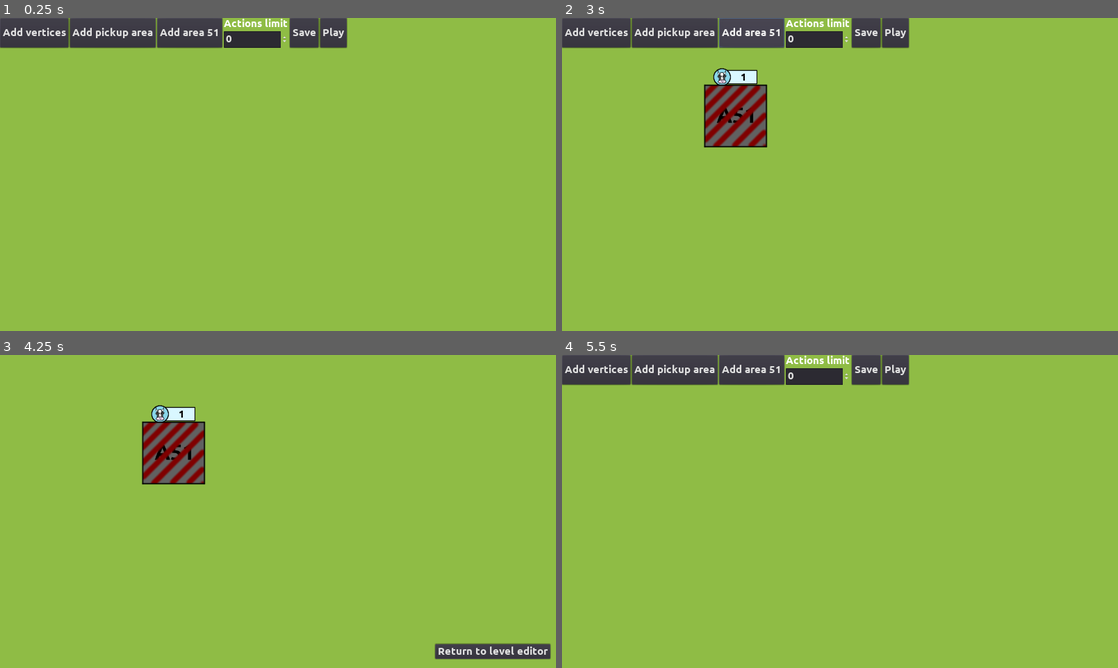
Above: before the commit, frames 1-4 (two rows, left to right).
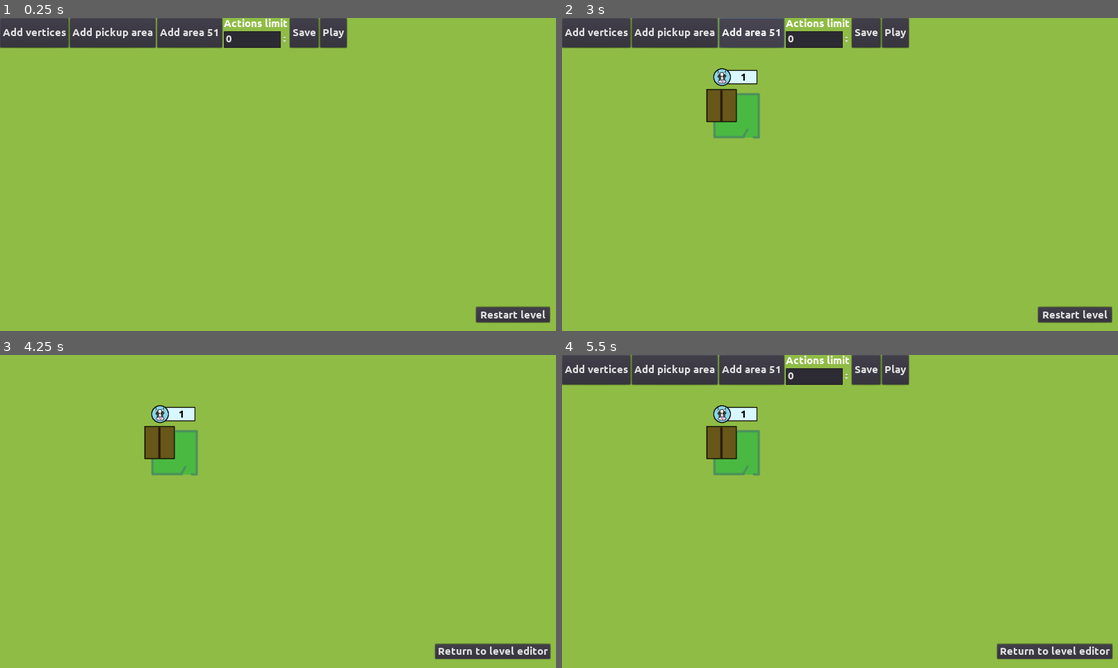
Above: after the commit, the same moments.

Repository: moisesjbc/ufo-taxi
Game: Godot game, scene res://level_editor/main/level_editor.tscn
The game is run twice, just before and just after one commit, with the same random seed, the same clock (stepped at 60 frames per second) and the same inputs. This scene is started directly instead of the project's main scene.
Inputs (mouse positions are in pixels of both pictures, inside the frame that each line leads up to):
- Up to frame 1 (0.25 s): no input
- Up to frame 2 (3 s): click "Add vertices" at 0.5 s; click "Finish" at 1.25 s; click "Add pickup area" at 2 s; click "Add area 51" at 2.75 s
- Up to frame 3 (4.25 s): click "Play" at 3.5 s
- Up to frame 4 (5.5 s): click "Return to level editor" at 4.25 s; click (1056, 652) at 5 s, where only the run after the commit has a clickable "Return to level editor"

The runs differ from the first frame. In frame 1, 0.7% of the frame differs, in the area x 85-99%, y 92-98%; in frame 2, 3.0%, in the area x 25-99%, y 21-98%; in frame 3, 2.3%; in frame 4, 2.9%.
Error before the commit: Invalid get index '0' (on base: 'Array'). (res://gameplay/player/player.gd:20)
Error after the commit: Invalid call. Nonexistent function 'add_area_51' in base 'Node2D (main.gd)'. (res://level_editor/main/state_machine/idle.gd:34)

Commit message:
wqNow campaign levels can be loaded for editing in level editor

Diff:
--- a/godot-project/gameplay/main/main.gd
+++ b/godot-project/gameplay/main/main.gd
@@ -1,6 +1,8 @@
 extends Node2D
 
 signal game_over
+
+export (bool) var edit_mode = false
 
 onready var pickup_area_scene = preload("res://gameplay/pickup_area/pickup_area.tscn")
 onready var area_51_scene = preload("res://gameplay/area_51/area_51.tscn")
@@ -20,8 +22,11 @@
 	reset_current_level()
 
 func reset_current_level():
-	$railtrack.reset(level_manager.railtrack_nodes, level_manager.n_remaining_actions)
-	$destination_area.reset($railtrack.get_node('path'), len(level_manager.pickup_area_positions))
+	$railtrack.reset(level_manager.railtrack_nodes, level_manager.n_remaining_actions, edit_mode)
+	if not edit_mode:
+		$destination_area.reset($railtrack.get_node('path'), len(level_manager.pickup_area_positions))
+	else:
+		$destination_area.visible = false
 	$gui/remaining_actions_label.visible = (level_manager.n_remaining_actions != null)
 
 	instantiate_areas($pickup_areas, level_manager.pickup_area_positions, pickup_area_scene)
@@ -90,3 +95,39 @@
 
 func _on_return_to_level_editor_button_pressed():
 	get_tree().change_scene("res://level_editor/main/level_editor.tscn")
+
+
+func get_path():
+	return $railtrack/path
+
+
+func add_pickup_area(signal_target, on_object_selected, on_ojbect_double_selected):
+	add_object(pickup_area_scene, $pickup_areas, signal_target, on_object_selected, on_ojbect_double_selected)
+
+
+func _on_add_area_51_area_pressed(signal_target, on_object_selected, on_ojbect_double_selected):
+	add_object(area_51_scene, $area_51_areas, signal_target, on_object_selected, on_ojbect_double_selected)
+
+
+func add_object(object_scene, objects_container, signal_target, on_object_selected, on_ojbect_double_selected):
+	var object = object_scene.instance()
+	objects_container.add_child(object)
+	object.global_position = Vector2(OS.window_size.x / 2.0, OS.window_size.y / 2.0)
+
+	# Set every object on a different "layer" so we can select always one maximum.
+	object.z_index = -objects_container.get_children().size() - 1
+
+	object.get_node('clicable').connect("clicked", signal_target, on_object_selected)
+	object.get_node('clicable').connect("double_clicked", signal_target, on_ojbect_double_selected)
+
+
+func get_pickup_areas():
+	return $pickup_areas.get_children()
+
+
+func get_areas_51():
+	return $area_51_areas.get_children()
+
+
+func get_texts():
+	return $texts.get_children()
--- a/godot-project/gameplay/railtrack/railtrack.gd
+++ b/godot-project/gameplay/railtrack/railtrack.gd
@@ -9,15 +9,18 @@
 signal n_remaining_actions_updated
 
 var n_remaining_actions = null
+var edit_mode: bool = false
 
 func _ready():
 	$state_machine.railtrack = self
 
-func reset(nodes, n_remaining_actions):
+func reset(nodes, n_remaining_actions, edit_mode):
 	$path.set_nodes(nodes)
 	self.n_remaining_actions = n_remaining_actions
-	player = $player
-	player.reset($path)
+	self.edit_mode = edit_mode
+	if not edit_mode:
+		player = $player
+		player.reset($path)
 	var destination_area = get_node('/root/main/railtrack/destination_area')
 	emit_signal("n_remaining_actions_updated", n_remaining_actions)
 	$state_machine.change_state("selection")
--- a/godot-project/gameplay/railtrack/states/selection.gd
+++ b/godot-project/gameplay/railtrack/states/selection.gd
@@ -6,21 +6,22 @@
 export var edge_selection_distance: int = 100
 
 func input(event):
-	if event is InputEventMouseMotion or event is InputEventScreenTouch:
-		var mouse_position = railtrack.get_node('path').to_local(event.position)
-		var node_index = railtrack.get_node('path').get_closest_node(mouse_position)
-		if node_index != null:
-			var node_position = railtrack.get_node('path').nodes[node_index]
-			if mouse_position.distance_to(node_position) < node_selection_distance:
-				railtrack.get_node('path').highlight_node(node_index)
-			else:
-				railtrack.get_node('path').highlight_node(null)
+	if not railtrack.edit_mode:
+		if event is InputEventMouseMotion or event is InputEventScreenTouch:
+			var mouse_position = railtrack.get_node('path').to_local(event.position)
+			var node_index = railtrack.get_node('path').get_closest_node(mouse_position)
+			if node_index != null:
+				var node_position = railtrack.get_node('path').nodes[node_index]
+				if mouse_position.distance_to(node_position) < node_selection_distance:
+					railtrack.get_node('path').highlight_node(node_index)
+				else:
+					railtrack.get_node('path').highlight_node(null)
 
-				var closest_edge = railtrack.get_node('path').get_closest_edge(mouse_position, node_index, edge_selection_distance)
-				railtrack.get_node('path').highlight_edge(closest_edge)
+					var closest_edge = railtrack.get_node('path').get_closest_edge(mouse_position, node_index, edge_selection_distance)
+					railtrack.get_node('path').highlight_edge(closest_edge)
 
-		if event is InputEventScreenTouch and event.pressed:
+			if event is InputEventScreenTouch and event.pressed:
+				railtrack.confirm_current_selection()
+
+		elif event is InputEventMouseButton and event.button_index == BUTTON_LEFT and event.pressed:
 			railtrack.confirm_current_selection()
-
-	elif event is InputEventMouseButton and event.button_index == BUTTON_LEFT and event.pressed:
-		railtrack.confirm_current_selection()
--- a/godot-project/globals/campaign_manager/campaign_manager.gd
+++ b/godot-project/globals/campaign_manager/campaign_manager.gd
@@ -22,7 +22,6 @@
 
 	var dict = JSON.parse(text).result
 
-	print(dict['campaigns'][campaign_index])
 	self.campaign_name = dict['campaigns'][campaign_index]['name']
 	self.level_ids = dict['campaigns'][campaign_index]['levels']
 
--- a/godot-project/globals/level_manager/level_manager.gd
+++ b/godot-project/globals/level_manager/level_manager.gd
@@ -32,6 +32,7 @@
 	# Source: https://godotengine.org/qa/8291/how-to-parse-a-json-file-i-wrote-myself
 	var file = File.new()
 	file.open(campaign_level_filepath(level_id), file.READ)
+	self.level_id = level_id
 	var text = file.get_as_text()
 
 	var dict = JSON.parse(text).result
--- a/godot-project/level_editor/main/level_editor.gd
+++ b/godot-project/level_editor/main/level_editor.gd
@@ -2,8 +2,11 @@
 
 var playing_level = false
 
+
 func _ready():
-	$path.closed = false
+	$main.reset_current_level()
+	$main/railtrack/path.closed = false
+
 
 func stop():
 	if get_node('main'):
--- a/godot-project/level_editor/main/level_editor.tscn
+++ b/godot-project/level_editor/main/level_editor.tscn
@@ -5,8 +5,8 @@
 [ext_resource path="res://level_editor/main/level_editor.gd" type="Script" id=3]
 [ext_resource path="res://level_editor/main/state_machine/move_object.gd" type="Script" id=4]
 [ext_resource path="res://level_editor/main/state_machine/idle.gd" type="Script" id=5]
-[ext_resource path="res://gameplay/path/path.tscn" type="PackedScene" id=6]
 [ext_resource path="res://level_editor/main/state_machine/object_selected.gd" type="Script" id=7]
+[ext_resource path="res://gameplay/main/main.tscn" type="PackedScene" id=8]
 
 [node name="level_editor" type="Node2D"]
 script = ExtResource( 3 )
@@ -93,11 +93,8 @@
 [node name="object_selected" type="Node2D" parent="state_machine"]
 script = ExtResource( 7 )
 
-[node name="path" parent="." instance=ExtResource( 6 )]
-
-[node name="pickup_areas_container" type="Node2D" parent="."]
-
-[node name="area_51_container" type="Node2D" parent="."]
+[node name="main" parent="." instance=ExtResource( 8 )]
+edit_mode = true
 [connection signal="pressed" from="state_machine/idle/tools_container/add_vertices_button" to="state_machine/idle" method="_on_add_vertices_button_pressed"]
 [connection signal="pressed" from="state_machine/idle/tools_container/clear_vertices_button" to="state_machine/idle" method="_on_clear_vertices_button_pressed"]
 [connection signal="pressed" from="state_machine/idle/tools_container/add_pickup_area_button" to="state_machine/idle" method="_on_add_pickup_area_button_pressed"]
--- a/godot-project/level_editor/main/state_machine/add_vertices.gd
+++ b/godot-project/level_editor/main/state_machine/add_vertices.gd
@@ -1,17 +1,18 @@
 extends Node2D
 
 var level_editor = null
+var main = null
 var state_machine = null
 
 func start():
-	level_editor.get_node('path').open()
+	main.get_path().open()
 
 func input(event):
 	if (event is InputEventMouseButton or event is InputEventScreenTouch) and event.pressed and not Rect2($add_vertices_exit_button.rect_position, $add_vertices_exit_button.rect_size).has_point(event.position):
-		var mouse_position = level_editor.get_node('path').to_local(event.position)
-		level_editor.get_node('path').push_node(mouse_position)
+		var mouse_position = main.get_path().to_local(event.position)
+		main.get_path().push_node(mouse_position)
 
 
 func _on_add_vertices_exit_button_pressed():
-	level_editor.get_node('path').close()
+	main.get_path().close()
 	state_machine.set_current_state('idle')
--- a/godot-project/level_editor/main/state_machine/idle.gd
+++ b/godot-project/level_editor/main/state_machine/idle.gd
@@ -1,25 +1,16 @@
 extends Node2D
 
 var state_machine = null
+var main = null
 var level_editor = null
-var pickup_area_scene = preload('res://gameplay//pickup_area/pickup_area.tscn')
-var area_51_scene = preload('res://gameplay//area_51/area_51.tscn')
 
 func start():
 	$tools_container.visible = true
 
-	if level_editor.get_node('path').nodes.size() > 0:
+	if main.get_path().nodes.size() > 0:
 		$tools_container/clear_vertices_button.visible = true
 	else:
 		$tools_container/clear_vertices_button.visible = false
-
-	level_editor.get_node('path').visible = true
-
-	for pickup_area in level_editor.get_node('pickup_areas_container').get_children():
-		pickup_area.visible = true
-
-	reset_objects_container_for_level_editor(level_editor.get_node('pickup_areas_container'))
-	reset_objects_container_for_level_editor(level_editor.get_node('area_51_container'))
 
 
 func reset_objects_container_for_level_editor(objects_container):
@@ -32,28 +23,16 @@
 
 
 func _on_clear_vertices_button_pressed():
-	level_editor.get_node('path').remove_all_nodes()
-
+	main.get_path().remove_all_nodes()
 
 
 func _on_add_pickup_area_button_pressed():
-	add_object(pickup_area_scene, level_editor.get_node('pickup_areas_container'))
+	main.add_pickup_area(self, '_on_object_selected', '_on_object_double_selected')
 
 
 func _on_add_area_51_area_pressed():
-	add_object(area_51_scene, level_editor.get_node('area_51_container'))
+	main.add_area_51(self, '_on_object_selected', '_on_object_double_selected')
 
-
-func add_object(object_scene, objects_container):
-	var object = object_scene.instance()
-	objects_container.add_child(object)
-	object.global_position = Vector2(OS.window_size.x / 2.0, OS.window_size.y / 2.0)
-
-	# Set every object on a different "layer" so we can select always one maximum.
-	object.z_index = -objects_container.get_children().size() - 1
-
-	object.get_node('clicable').connect("clicked", self, "_on_object_selected")
-	object.get_node('clicable').connect("double_clicked", self, "_on_object_double_selected")
 
 func _on_object_selected(object):
 	if not level_editor.playing_level:
@@ -71,7 +50,7 @@
 	level_manager.playing_from_level_editor = true
 	get_tree().change_scene("res://gameplay/main/main.tscn")
 
-	"""level_editor.get_node('path').visible = false
+	"""main.get_path().visible = false
 	var main_scene = load("res://gameplay/main/main.tscn")
 	var main = main_scene.instance()
 	level_editor.add_child(main)
@@ -85,14 +64,21 @@
 
 
 func _save_data_to_level_manager():
-	level_manager.railtrack_nodes = level_editor.get_node('path').nodes
+	level_manager.railtrack_nodes = main.get_path().nodes
 	level_manager.pickup_area_positions = []
-	for pickup_area in level_editor.get_node('pickup_areas_container').get_children():
+	for pickup_area in main.get_pickup_areas():
 		level_manager.pickup_area_positions.push_back(pickup_area.global_position)
 	level_manager.area_51_positions = []
-	for area_51 in level_editor.get_node('area_51_container').get_children():
+	for area_51 in main.get_areas_51():
 		level_manager.area_51_positions.push_back(area_51.global_position)
 	level_manager.n_remaining_actions = null
 	if $tools_container/actions_limit_container/actions_limit_input.value > 0:
 		level_manager.n_remaining_actions = $tools_container/actions_limit_container/actions_limit_input.value
 	level_manager.texts = []
+	for text_label in main.get_texts():
+		var text_dict = {
+			'position': [text_label.get_global_position().x, text_label.get_global_position().y],
+			'size': [text_label.get_size().x, text_label.get_size().y],
+			'text': text_label.text
+		}
+		level_manager.texts.push_back(text_dict)
--- a/godot-project/level_editor/main/state_machine/move_object.gd
+++ b/godot-project/level_editor/main/state_machine/move_object.gd
@@ -1,6 +1,7 @@
 extends Node2D
 
 var state_machine = null
+var main = null
 var level_editor = null
 var object = null
 
--- a/godot-project/level_editor/main/state_machine/object_selected.gd
+++ b/godot-project/level_editor/main/state_machine/object_selected.gd
@@ -1,6 +1,7 @@
 extends Node2D
 
 var state_machine = null
+var main = null
 var level_editor = null
 var object = null
 var popup = null
--- a/godot-project/level_editor/main/state_machine/state_machine.gd
+++ b/godot-project/level_editor/main/state_machine/state_machine.gd
@@ -20,6 +20,7 @@
 
 	current_state.state_machine = self
 	current_state.level_editor = self.get_parent()
+	current_state.main = self.get_parent().get_node('main')
 
 	if current_state:
 		if current_state.has_method('start'):
--- a/godot-project/menus/level_selector/level_options/level_options.gd
+++ b/godot-project/menus/level_selector/level_options/level_options.gd
@@ -1,6 +1,8 @@
 extends HBoxContainer
 
 signal play_button_pressed
+signal edit_button_pressed
+
 
 func set_level_info(level_index: int, level_id: int):
 	$play_button.text = str(level_index)
@@ -8,3 +10,7 @@
 
 func _on_play_button_pressed():
 	emit_signal('play_button_pressed')
+
+
+func _on_edit_button_pressed():
+	emit_signal('edit_button_pressed')
--- a/godot-project/menus/level_selector/level_options/level_options.tscn
+++ b/godot-project/menus/level_selector/level_options/level_options.tscn
@@ -13,9 +13,16 @@
 }
 
 [node name="play_button" type="Button" parent="."]
-margin_right = 40.0
+margin_right = 26.0
 margin_bottom = 40.0
 size_flags_horizontal = 3
 size_flags_vertical = 3
 text = "1"
+
+[node name="edit_button" type="Button" parent="."]
+margin_left = 30.0
+margin_right = 90.0
+margin_bottom = 40.0
+text = "Edit"
 [connection signal="pressed" from="play_button" to="." method="_on_play_button_pressed"]
+[connection signal="pressed" from="edit_button" to="." method="_on_edit_button_pressed"]
--- a/godot-project/menus/level_selector/level_selector.gd
+++ b/godot-project/menus/level_selector/level_selector.gd
@@ -8,6 +8,7 @@
 		var level_option = level_options_scene.instance()
 		level_option.set_level_info(level_index + 1, campaign_manager.level_ids[level_index])
 		level_option.connect('play_button_pressed', self, '_play_level', [level_index])
+		level_option.connect('edit_button_pressed', self, '_edit_level', [level_index])
 		$margin_container/vbox_container/levels_container.add_child(level_option)
 
 	# Only when playing from editor add button for adding a new level.
@@ -31,3 +32,10 @@
 	campaign_manager.add_level(level_id)
 
 	get_tree().change_scene("res://level_editor/main/level_editor.tscn")
+
+
+func _edit_level(level_index: int):
+	var level_id: int = campaign_manager.level_ids[level_index]
+	level_manager.load_campaign_level_from_file(level_id)
+
+	get_tree().change_scene("res://level_editor/main/level_editor.tscn")
